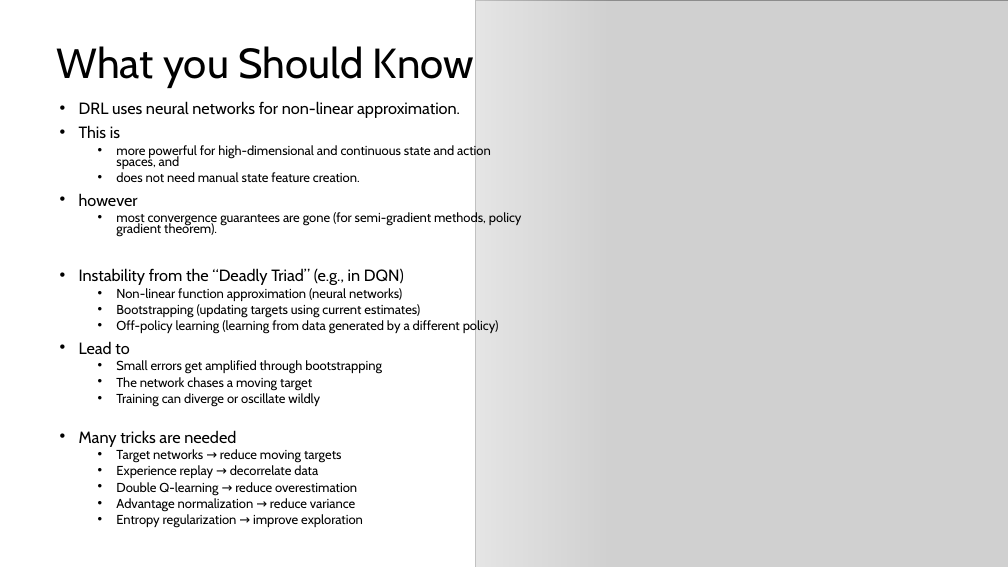
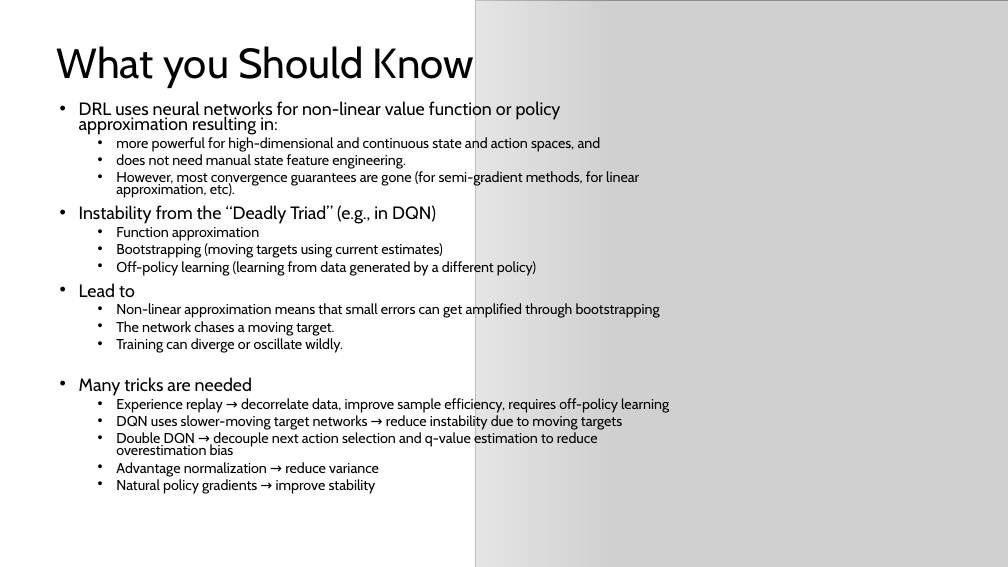
Before and after one commit to mhahsler/Introduction_to_Reinforcement_Learning, a slide deck: slide 30 of slides/Lecture_DRL.pptx. Drawn at 1008x567 pixels with LibreOffice and Linux fonts; fonts in the diff are those of the drawing; grey boxes stand for pictures. Boxes give left, top, right and bottom in pixels: in the first picture for what was removed or moved away, otherwise in the second. Text is boxed around its words. In the diff, an @@ line names an element or a change of style, - is before the commit and + after.

```diff
--- a/slides/Lecture_DRL.pptx
+++ b/slides/Lecture_DRL.pptx
@@ text at (x1=79, y1=100, x2=561, y2=135): text changed; size 15.5 to 17 pt @@
-• DRL uses neural networks for non-linear approximation.
-• This is
+• DRL uses neural networks for non-linear value function or policy approximation resulting in:
@@ text at (x1=79, y1=137, x2=601, y2=476): size 12.4 to 13.6 pt in "more powerful for high-dimensional and continuous state ...", "Off-policy learning (learning from data generated by ...", "Advantage normalization → reduce variance"; size 15.5 to 17 pt in "Instability from the “Deadly Triad” (e.g., in ...", "Lead to", "Many tricks are needed" @@
@@ text at (x1=116, y1=154, x2=639, y2=198): text changed; size 12.4 to 13.6 pt @@
-  • does not need manual state feature creation.
-• however
-  • most convergence guarantees are gone (for semi-gradient methods, policy gradient theorem).
+  • does not need manual state feature engineering.
+  • However, most convergence guarantees are gone (for semi-gradient methods, for linear approximation, etc).
@@ text at (x1=116, y1=227, x2=443, y2=258): text changed; size 12.4 to 13.6 pt @@
-  • Non-linear function approximation (neural networks)
-  • Bootstrapping (updating targets using current estimates)
+  • Function approximation
+  • Bootstrapping (moving targets using current estimates)
@@ text at (x1=116, y1=303, x2=660, y2=353): text changed; size 12.4 to 13.6 pt @@
-  • Small errors get amplified through bootstrapping
-  • The network chases a moving target
-  • Training can diverge or oscillate wildly
+  • Non-linear approximation means that small errors can get amplified through bootstrapping
+  • The network chases a moving target.
+  • Training can diverge or oscillate wildly.
@@ text at (x1=116, y1=398, x2=669, y2=455): text changed; size 12.4 to 13.6 pt @@
-  • Target networks → reduce moving targets
-  • Experience replay → decorrelate data
-  • Double Q-learning → reduce overestimation
+  • Experience replay → decorrelate data, improve sample efficiency, requires off-policy learning
+  • DQN uses slower-moving target networks → reduce instability due to moving targets
+  • Double DQN → decouple next action selection and q-value estimation to reduce overestimation bias
@@ text at (x1=116, y1=479, x2=376, y2=493): text changed; size 12.4 to 13.6 pt @@
-  • Entropy regularization → improve exploration
+  • Natural policy gradients → improve stability
```
Also in this commit, not shown: 8 other slides changed, 1 slide added, 1 slide removed, 1 other file.
